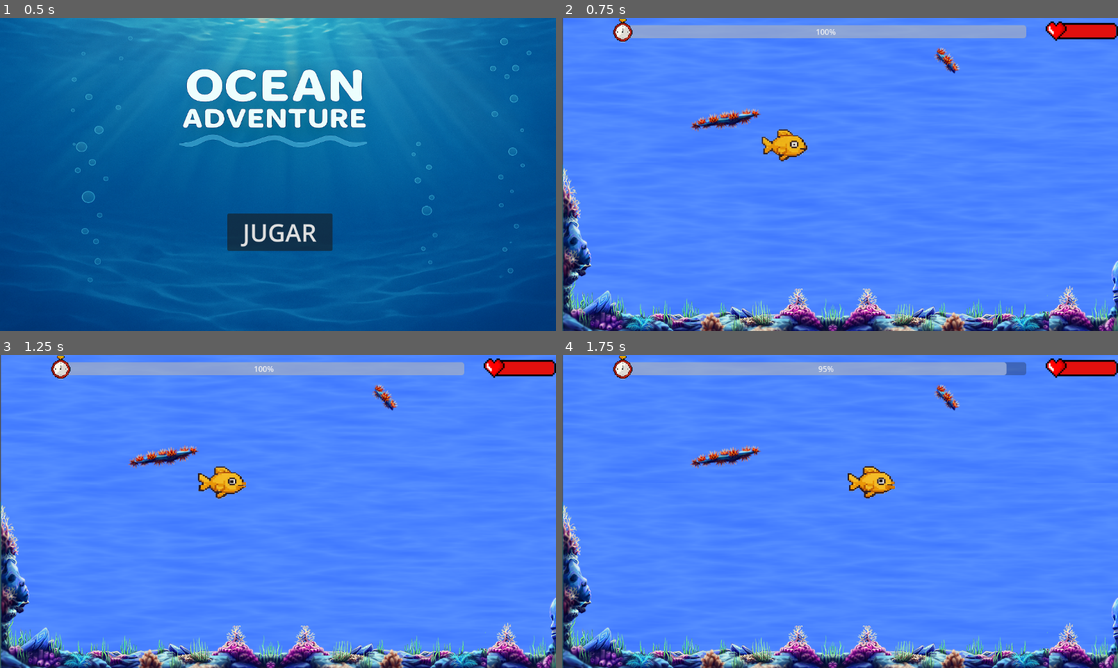
Above: before the commit, frames 1-4 (two rows, left to right).
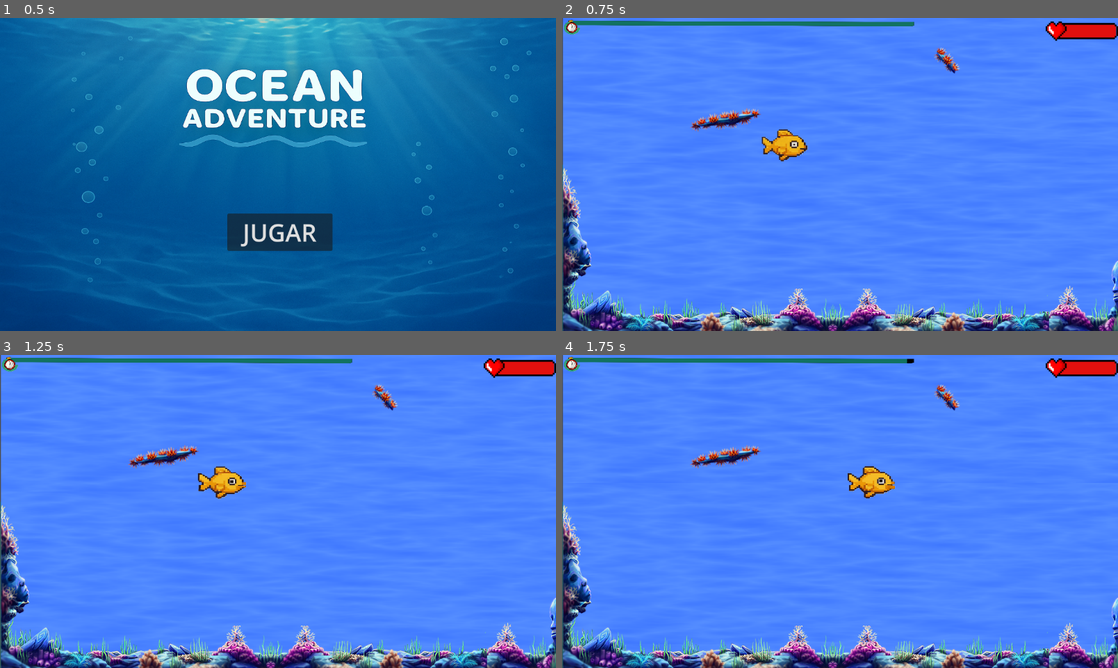
Above: after the commit, the same moments.

Repository: RocioBenavidez/ocean-adventure
Game: Godot game, scene res://escenas/HUB/menu.tscn
Same seed, same stepped clock (60 frames per second), same inputs: the game is played once before the commit and once after it. The engine's default icon, where the game draws it, is replaced by a stand-in: a white triangle on a blue panel in a dark square.
Inputs:
- Up to frame 1 (0.5 s): no input
- Up to frame 2 (0.75 s): click "JUGAR" at 0.5 s
- Up to frame 3 (1.25 s): no input
- Up to frame 4 (1.75 s): tap Enter at 1.25 s; hold Right (ui_right) from 1.28 s (still down)

Frame 1 is identical in both runs. In frame 2, 4.0% of the frame differs, in the area x 0-84%, y 0-8%; in frame 3, 4.0%; in frame 4, 4.0%.

Commit message:
Diseño de la barra de tiempo en funcionamiento

Diff:
--- a/escenas/HUB/HUD.tscn
+++ b/escenas/HUB/HUD.tscn
@@ -1,9 +1,13 @@
-[gd_scene load_steps=5 format=3 uid="uid://fmbx15ybkb5d"]
+[gd_scene load_steps=9 format=3 uid="uid://fmbx15ybkb5d"]
 
 [ext_resource type="Texture2D" uid="uid://dcri8lj6k4org" path="res://assets/ui/vidaBarMin.png" id="1_aaqae"]
 [ext_resource type="Script" uid="uid://gt507qmt1b5c" path="res://scripts/HUB/hud.gd" id="1_jd13s"]
 [ext_resource type="Texture2D" uid="uid://b28tdebf44y7i" path="res://assets/ui/vidaBarMax.png" id="2_jd13s"]
+[ext_resource type="Texture2D" uid="uid://mfs8mh0saa36" path="res://assets/ui/timeAro.png" id="4_400wl"]
 [ext_resource type="Texture2D" uid="uid://cof1u8nir36ou" path="res://assets/ui/reloj-temporizador-estilo-pixel-art_475147-229.png" id="4_j4wys"]
+[ext_resource type="Texture2D" uid="uid://1boxqe6prgt6" path="res://assets/ui/timeBar.png" id="5_1pvp0"]
+[ext_resource type="Texture2D" uid="uid://d2px5itbtd8n6" path="res://assets/ui/timeAroGreen.png" id="5_u74hv"]
+[ext_resource type="Texture2D" uid="uid://db3reqp7dcrls" path="res://assets/ui/timeBarGreen.png" id="6_1pvp0"]
 
 [node name="HUD" type="CanvasLayer"]
 script = ExtResource("1_jd13s")
@@ -25,16 +29,41 @@
 [node name="Timer" type="Timer" parent="."]
 autostart = true
 
-[node name="TimeBar" type="ProgressBar" parent="."]
-offset_left = 132.0
-offset_top = 15.0
-offset_right = 962.0
-offset_bottom = 42.0
-value = 100.0
+[node name="TimeBarAro" type="TextureProgressBar" parent="."]
+offset_left = 4.0
+offset_top = 6.0
+offset_right = 260.0
+offset_bottom = 263.0
+scale = Vector2(0.129582, 0.109586)
+max_value = 10.0
+step = 0.1
+value = 10.0
+fill_mode = 4
+radial_initial_angle = 90.0
+texture_under = ExtResource("4_400wl")
+texture_progress = ExtResource("5_u74hv")
+tint_under = Color(0, 0, 0, 1)
+tint_over = Color(0, 0.530712, 0.530712, 1)
+
+[node name="TimeBar" type="TextureProgressBar" parent="."]
+offset_left = 800.0
+offset_top = 67.0
+offset_right = 1160.0
+offset_bottom = 427.0
+rotation = 3.14403
+scale = Vector2(2.36023, 0.302207)
+max_value = 10.0
+value = 10.0
+fill_mode = 1
+texture_under = ExtResource("5_1pvp0")
+texture_progress = ExtResource("6_1pvp0")
+tint_under = Color(0, 0, 0, 1)
+tint_progress = Color(0.635185, 0.779179, 0.857512, 1)
 
 [node name="Sprite2D" type="Sprite2D" parent="."]
-position = Vector2(126, 24)
-scale = Vector2(0.127796, 0.134984)
+position = Vector2(20, 17)
+rotation = -0.16171
+scale = Vector2(0.0762751, 0.0740783)
 texture = ExtResource("4_j4wys")
 
 [connection signal="timeout" from="Timer" to="." method="_on_timer_timeout"]
--- a/scripts/HUB/hud.gd
+++ b/scripts/HUB/hud.gd
@@ -1,16 +1,22 @@
 extends CanvasLayer
 
 @onready var health_bar: TextureProgressBar = $HealthBar
-@onready var time_bar: ProgressBar = $TimeBar
 @onready var timer: Timer = $Timer
+@onready var time_bar: TextureProgressBar = $TimeBar
+@onready var time_aro: TextureProgressBar = $TimeBarAro
 
 @export var tiempo_inicial: int = 20
 var tiempo_restante: int = 0
 
 func _ready():
 	tiempo_restante = tiempo_inicial
+
+	# Configuración inicial de rangos
+	time_bar.min_value = 0
 	time_bar.max_value = tiempo_inicial
-	time_bar.value = tiempo_restante
+	time_aro.min_value = 0
+	time_aro.max_value = tiempo_restante
+
 	set_time(tiempo_restante)
 	timer.start()
 
@@ -28,8 +34,21 @@
 func set_health(value: int):
 	health_bar.value = value
 
+# 🕒 Actualiza ambas barras de tiempo
 func set_time(value: int):
-	time_bar.value = clamp(value, 0, time_bar.max_value)
+	value = clamp(value, 0, tiempo_inicial)
+	var mitad = tiempo_inicial / 2.0
+
+	if value > mitad:
+		# Primera mitad del tiempo → usa la barra
+		var valor_barra = (value - mitad) / mitad * time_bar.max_value
+		time_bar.value = valor_barra
+		time_aro.value = time_aro.max_value
+	else:
+		# Segunda mitad → usa el aro
+		var valor_aro = value / mitad * time_aro.max_value
+		time_bar.value = 0
+		time_aro.value = valor_aro
 
 func _on_player_health_changed(value: int):
 	set_health(value)
Binary file added: assets/ui/timeAro.png
Not shown, added: assets/ui/timeAro.png.import
Binary file added: assets/ui/timeAroGreen.png
Not shown, added: assets/ui/timeAroGreen.png.import
Binary file added: assets/ui/timeBar.png
Not shown, added: assets/ui/timeBar.png.import
Binary file added: assets/ui/timeBarGreen.png
Not shown, added: assets/ui/timeBarGreen.png.import
